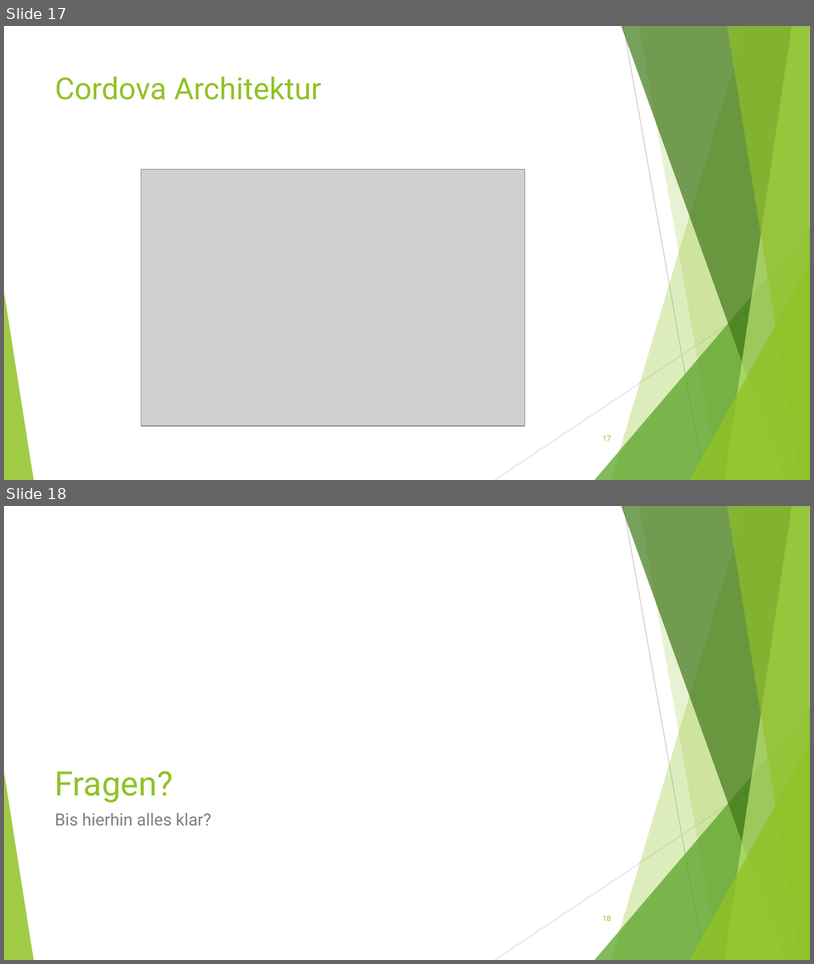
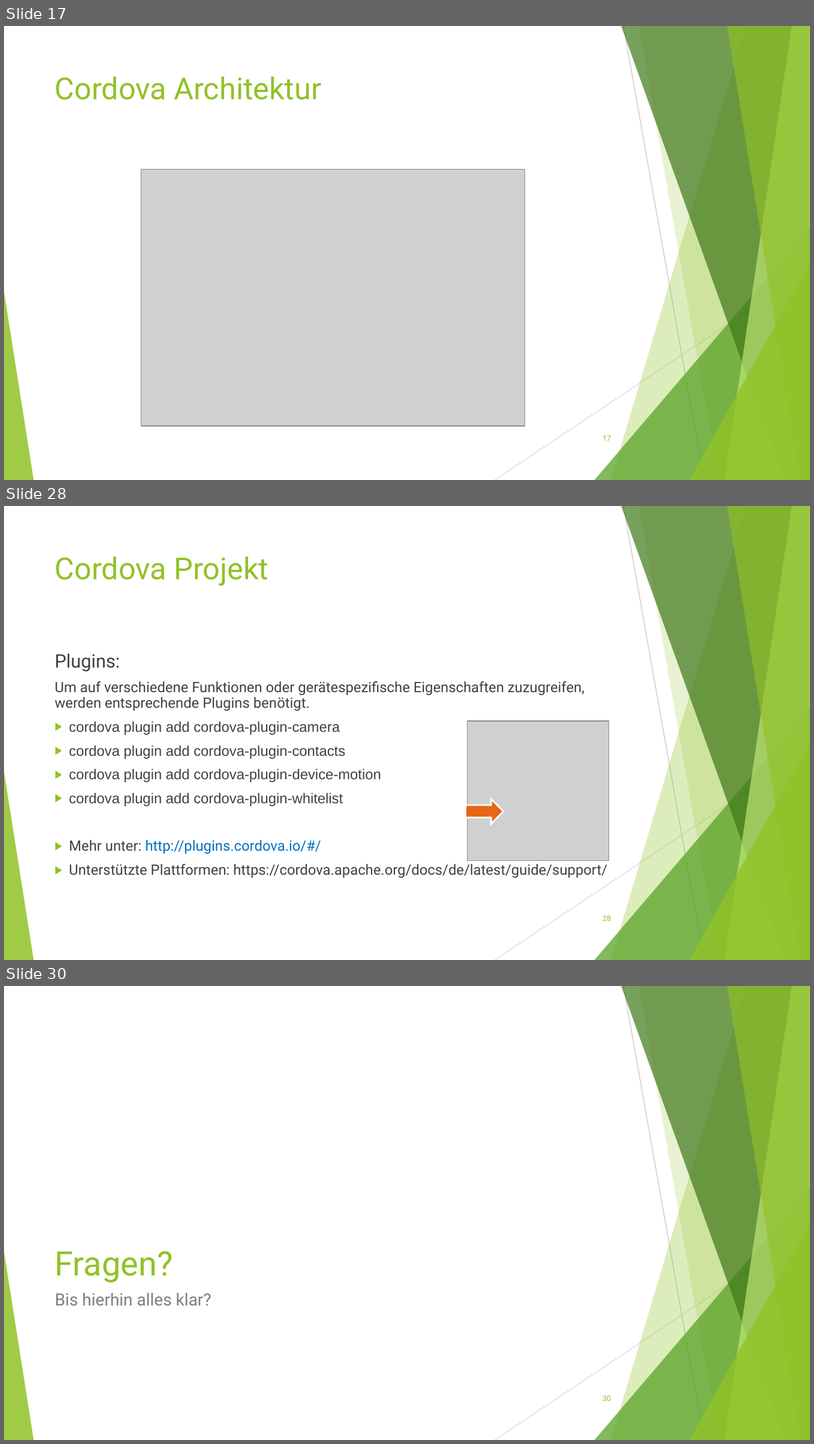
Before and after one commit to Ufo391/KSWE_DOKU, a slide deck: Vortrag/Mobile Anwendungsentwicklung.ppt. Shown one above the other, each under a label of ours: slides 17 and 18 before the commit, slides 17, 28 and 30 after it; the slides between them are not shown. The pictures are 814x964 and 814x1444 pixels, drawn with LibreOffice and Linux fonts; fonts in the diff are those of the drawing; grey boxes stand for pictures. Boxes give left, top, right and bottom in pixels: in the first picture for what was removed or moved away, otherwise in the second. Text is boxed around its words. In the diff, an @@ line names an element or a change of style, - is before the commit and + after.

Commit message:
Added Cordova chapter elements

```diff
--- a/Vortrag/Mobile Anwendungsentwicklung.ppt
+++ b/Vortrag/Mobile Anwendungsentwicklung.ppt
@@ slide 28 added at bbox=[4, 506, 810, 960], background #FFFFFF; not listed: 10 template elements that a slide beside it also shows @@
@@ title added at bbox=[55, 556, 269, 586], 36 pt, text #90C226 @@
+Cordova Projekt
@@ text added at bbox=[55, 654, 608, 877], 17 pt, text #404040 @@
+Plugins:
+Um auf verschiedene Funktionen oder gerätespezifische Eigenschaften zuzugreifen, werden entsprechende Plugins benötigt.
+▶ cordova plugin add cordova-plugin-camera
+▶ cordova plugin add cordova-plugin-contacts
+▶ cordova plugin add cordova-plugin-device-motion
+▶ cordova plugin add cordova-plugin-whitelist
+▶ Mehr unter: http://plugins.cordova.io/#/
+▶ Unterstützte Plattformen: https://cordova.apache.org/docs/de/latest/guide/support/
@@ picture added at bbox=[467, 721, 609, 860] @@
@@ right arrow added at bbox=[465, 799, 503, 823], fill #E76618, outline #FFFFFF 2.01 pt @@
@@ page number added at bbox=[603, 915, 611, 921], 9 pt, text #90C226 @@
+28
@@ what was slide 18 is now slide 30 @@
@@ page number at bbox=[603, 1395, 611, 1401]: text changed @@
-18
+30
```
Also in this commit, not shown: 11 other slides added, 1 other file.
